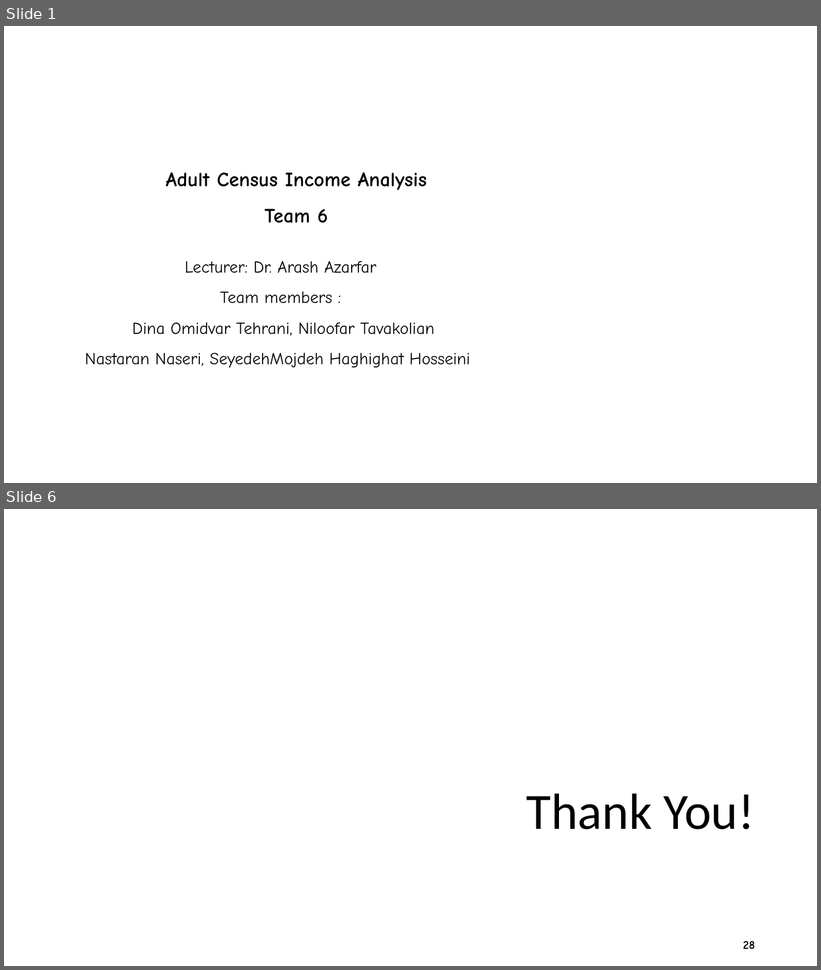
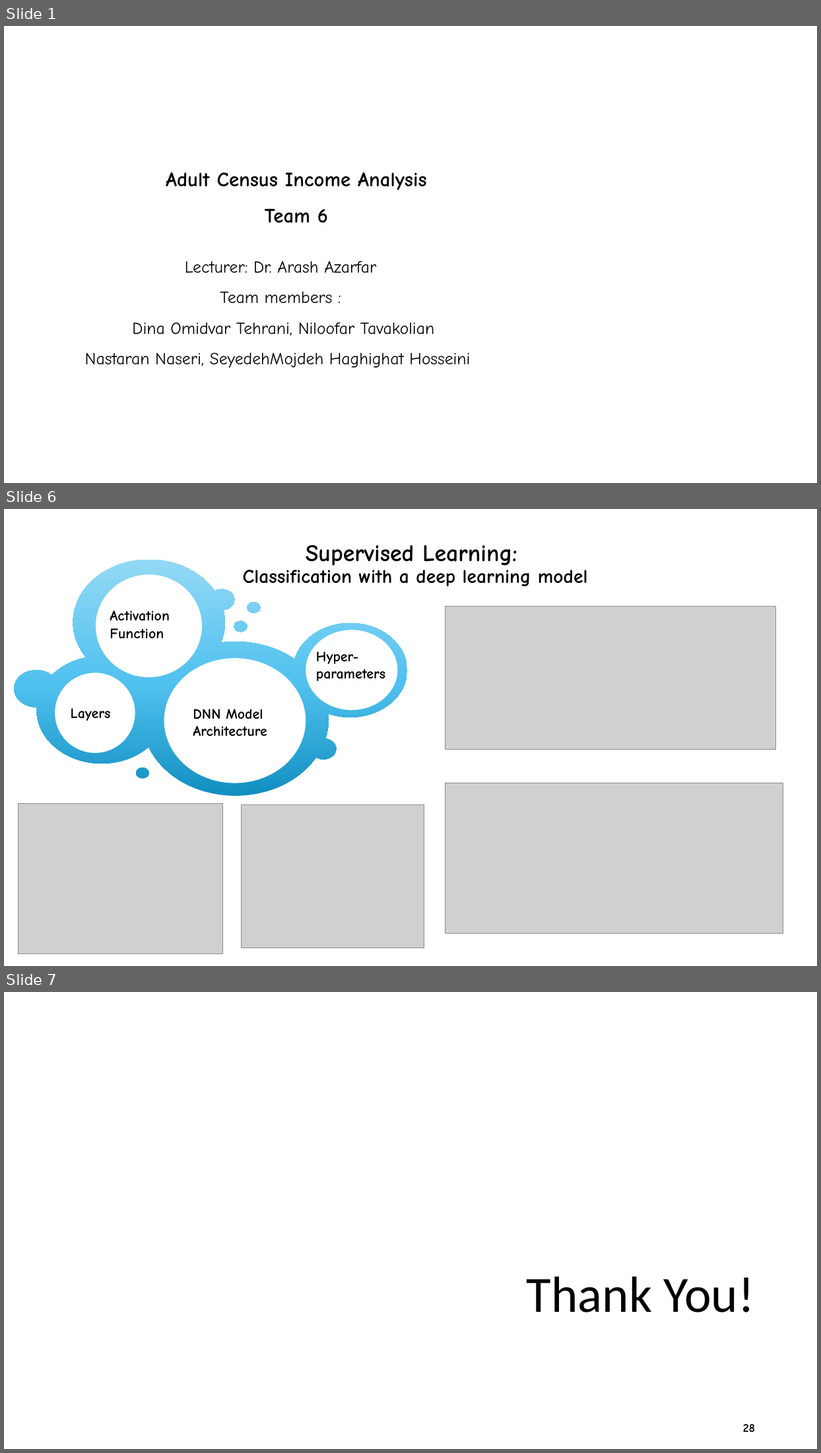
Before and after one commit to dinaomidvartehrani/Adult-Census-Income-Analysis, a slide deck: Presentation.pptx. Shown one above the other, each under a label of ours: slides 1 and 6 before the commit, slides 1, 6 and 7 after it; the slides between them are not shown. The pictures are 821x970 and 821x1453 pixels, drawn with LibreOffice and Linux fonts; fonts in the diff are those of the drawing; grey boxes stand for pictures; background and template pictures are left out. Boxes give left, top, right and bottom in pixels: in the first picture for what was removed or moved away, otherwise in the second. Text is boxed around its words. In the diff, an @@ line names an element or a change of style, - is before the commit and + after.

```diff
--- a/Presentation.pptx
+++ b/Presentation.pptx
@@ slide 6 added at box(4, 509, 817, 966), background picture (left out) @@
@@ title added at box(243, 545, 588, 587), 23 pt, text #000000, bold @@
+Supervised Learning:
+Classification with a deep learning model
@@ freeform shape added at box(15, 560, 408, 796), fill gradient #118FC1 to #51C1EF to #92D9F5 @@
@@ ellipse added at box(96, 575, 201, 678), fill #FFFFFF @@
@@ picture added at box(446, 606, 776, 749) @@
@@ text added at box(110, 611, 169, 638), 17 pt, text #000000, bold @@
+Activation Function
@@ ellipse added at box(306, 630, 398, 710), fill #FFFFFF @@
@@ ellipse added at box(164, 658, 306, 784), fill #FFFFFF @@
@@ text added at box(316, 652, 385, 681), 17 pt, text #000000, bold @@
+Hyper-
+parameters
@@ ellipse added at box(55, 673, 135, 753), fill #FFFFFF @@
@@ text added at box(71, 708, 111, 721), 17 pt, text #000000, bold @@
+Layers
@@ text added at box(193, 709, 267, 736), 17 pt, text #000000, bold @@
+DNN Model Architecture
@@ picture added at box(445, 784, 783, 933) @@
@@ picture added at box(19, 803, 223, 954) @@
@@ picture added at box(242, 805, 425, 948) @@
@@ what was slide 6 is now slide 7 @@
```
Also in this commit, not shown: 4 slides changed.
